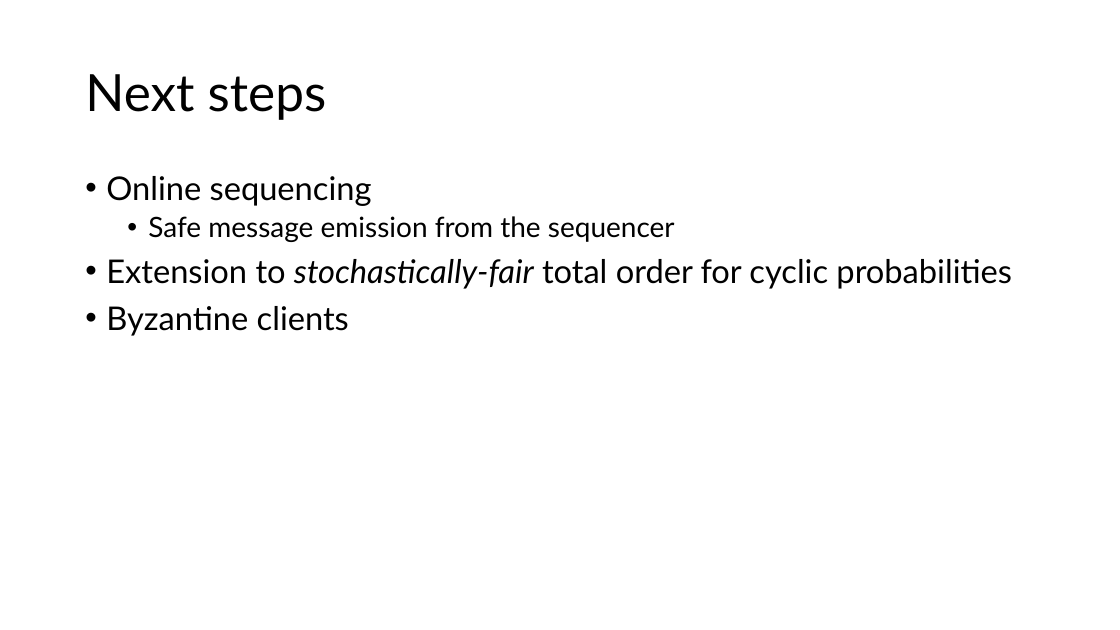
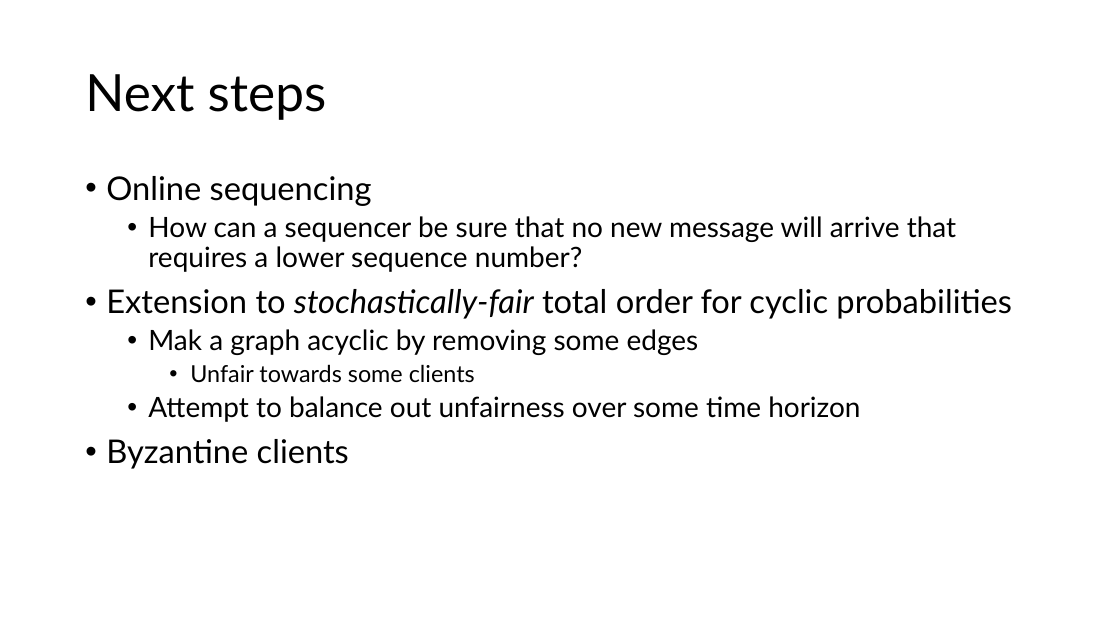
Before and after one commit to HaseebLUMS/Onyx-Presentation, a slide deck: slide 38 of tommy_hotnets_v2.pptx. Drawn at 1120x630 pixels with LibreOffice and Linux fonts; fonts in the diff are those of the drawing. Boxes give left, top, right and bottom in pixels: in the first picture for what was removed or moved away, otherwise in the second. Text is boxed around its words. In the diff, an @@ line names an element or a change of style, - is before the commit and + after.

```diff
--- a/tommy_hotnets_v2.pptx
+++ b/tommy_hotnets_v2.pptx
@@ text at <box>148,216,956,272</box>: text changed @@
-  • Safe message emission from the sequencer
+  • How can a sequencer be sure that no new message will arrive that requires a lower sequence number?
@@ text at <box>148,329,860,422</box>: paragraphs added @@
+  • Mak a graph acyclic by removing some edges
+    • Unfair towards some clients
+  • Attempt to balance out unfairness over some time horizon
```
Also in this commit, not shown: 1 other slide changed.
